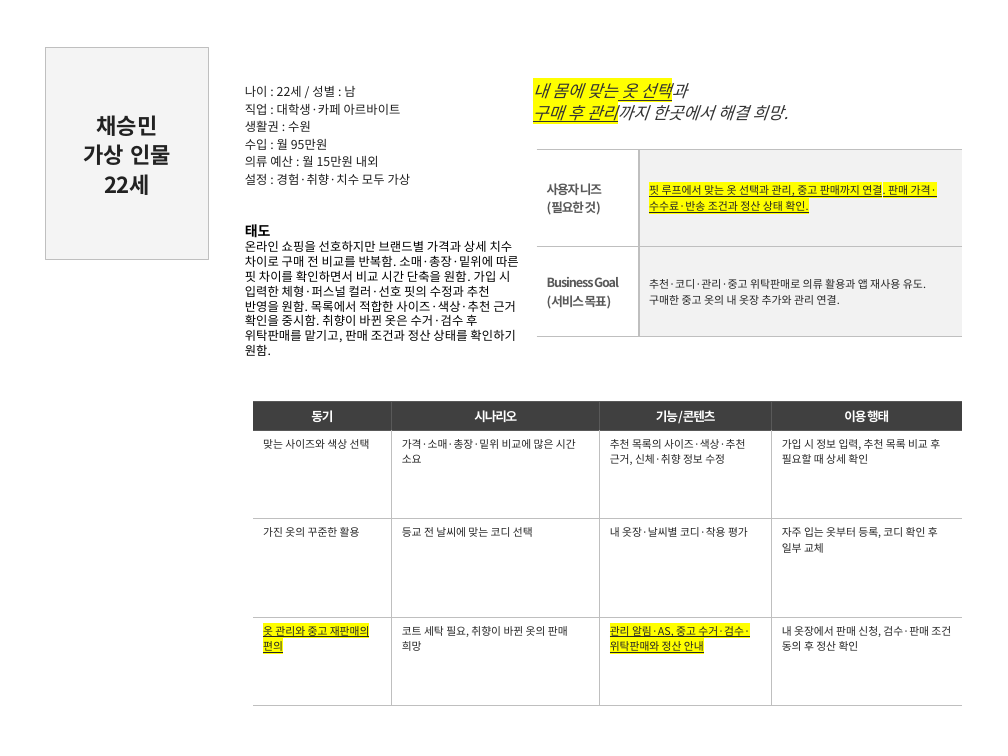
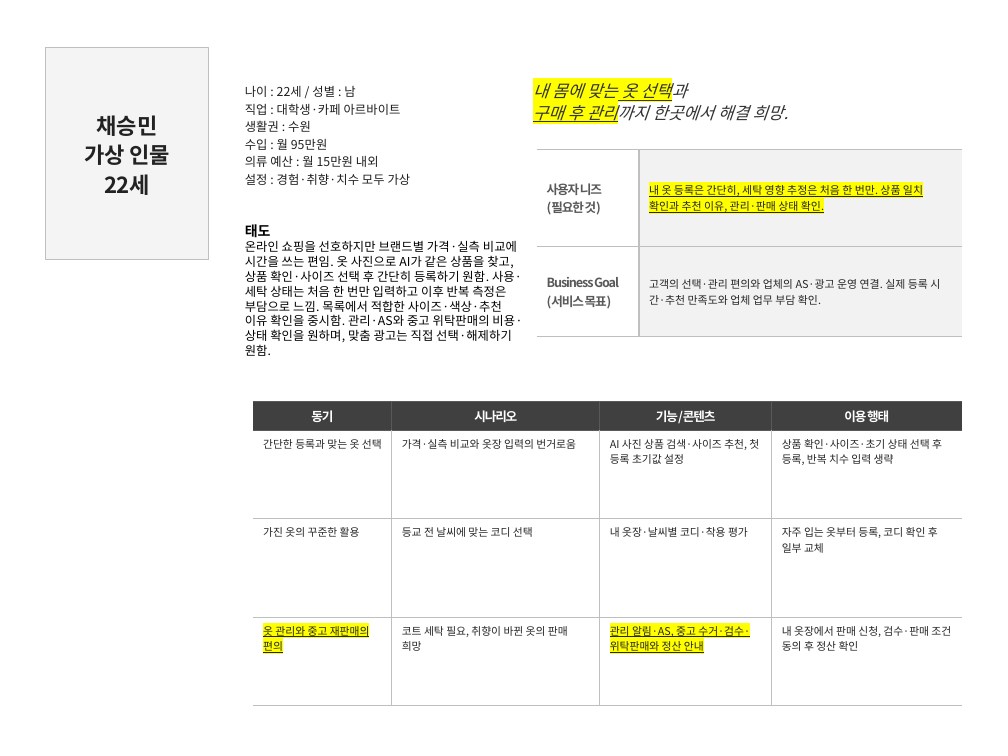
Before and after one commit to chaealex/AIserviceDEV, a slide deck: slide 1 of 의류추천_팀프로젝트_페르소나.pptx. Drawn at 1008x756 pixels with LibreOffice and Linux fonts; fonts in the diff are those of the drawing. Boxes give left, top, right and bottom in pixels: in the first picture for what was removed or moved away, otherwise in the second. Text is boxed around its words. In the diff, an @@ line names an element or a change of style, - is before the commit and + after.

```diff
--- a/의류추천_팀프로젝트_페르소나.pptx
+++ b/의류추천_팀프로젝트_페르소나.pptx
@@ table at (536, 149, 962, 336) @@
-row 1, column 2: 핏 루프에서 맞는 옷 선택과 관리, 중고 판매까지 연결. 판매 가격·수수료·반송 조건과 정산 상태 확인.
+row 1, column 2: 내 옷 등록은 간단히, 세탁 영향 추정은 처음 한 번만. 상품 일치 확인과 추천 이유, 관리·판매 상태 확인.
-row 2, column 2: 추천·코디·관리·중고 위탁판매로 의류 활용과 앱 재사용 유도. 구매한 중고 옷의 내 옷장 추가와 관리 연결.
+row 2, column 2: 고객의 선택·관리 편의와 업체의 AS·광고 운영 연결. 실제 등록 시간·추천 만족도와 업체 업무 부담 확인.
@@ text at (245, 240, 522, 356): text changed @@
-온라인 쇼핑을 선호하지만 브랜드별 가격과 상세 치수 차이로 구매 전 비교를 반복함. 소매·총장·밑위에 따른 핏 차이를 확인하면서 비교 시간 단축을 원함. 가입 시 입력한 체형·퍼스널 컬러·선호 핏의 수정과 추천 반영을 원함. 목록에서 적합한 사이즈·색상·추천 근거 확인을 중시함. 취향이 바뀐 옷은 수거·검수 후 위탁판매를 맡기고, 판매 조건과 정산 상태를 확인하기 원함.
+온라인 쇼핑을 선호하지만 브랜드별 가격·실측 비교에 시간을 쓰는 편임. 옷 사진으로 AI가 같은 상품을 찾고, 상품 확인·사이즈 선택 후 간단히 등록하기 원함. 사용·세탁 상태는 처음 한 번만 입력하고 이후 반복 측정은 부담으로 느낌. 목록에서 적합한 사이즈·색상·추천 이유 확인을 중시함. 관리·AS와 중고 위탁판매의 비용·상태 확인을 원하며, 맞춤 광고는 직접 선택·해제하기 원함.
@@ table at (253, 401, 963, 702) @@
-row 2: 맞는 사이즈와 색상 선택 | 가격·소매·총장·밑위 비교에 많은 시간 소요 | 추천 목록의 사이즈·색상·추천 근거, 신체·취향 정보 수정 | 가입 시 정보 입력, 추천 목록 비교 후 필요할 때 상세 확인
+row 2: 간단한 등록과 맞는 옷 선택 | 가격·실측 비교와 옷장 입력의 번거로움 | AI 사진 상품 검색·사이즈 추천, 첫 등록 초기값 설정 | 상품 확인·사이즈·초기 상태 선택 후 등록, 반복 치수 입력 생략
```
Also in this commit, not shown: 3 slides added.
